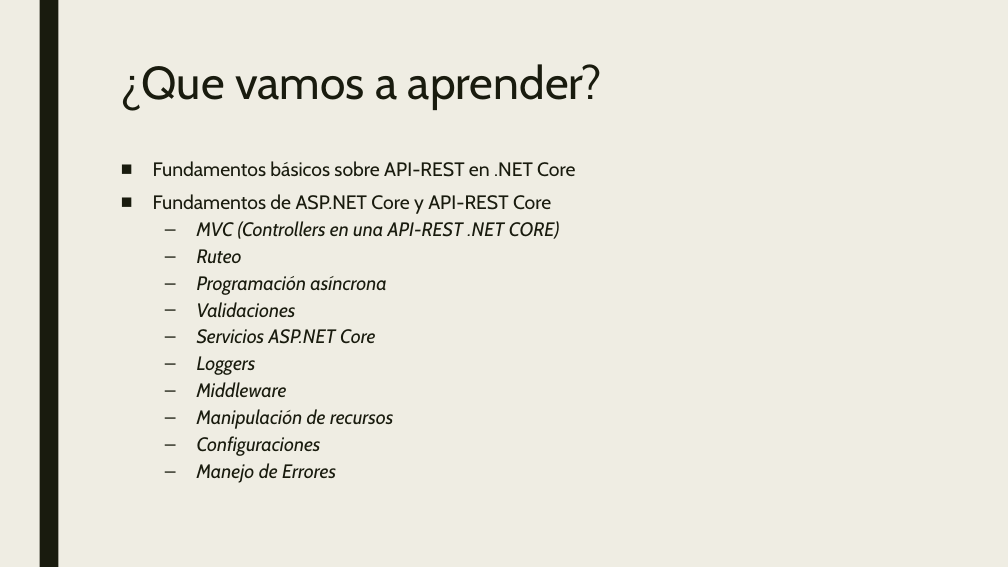
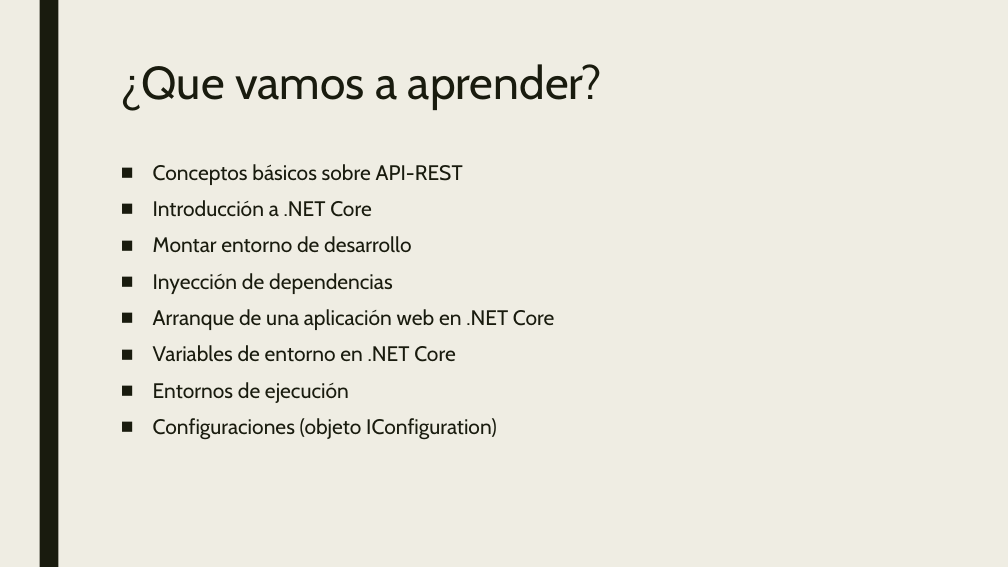
Before and after one commit to dadjh85/Demo1-Curso-.NetCore3.1, a slide deck: slide 2 of doc/Demo1- Curso .NET Core.pptx. Drawn at 1008x567 pixels with LibreOffice and Linux fonts; fonts in the diff are those of the drawing. Boxes give left, top, right and bottom in pixels: in the first picture for what was removed or moved away, otherwise in the second. Text is boxed around its words. In the diff, an @@ line names an element or a change of style, - is before the commit and + after.

```diff
--- a/doc/Demo1- Curso .NET Core.pptx
+++ b/doc/Demo1- Curso .NET Core.pptx
@@ text at (x1=153, y1=164, x2=555, y2=440): text changed; size 18.5 to 20 pt; italic off @@
-■ Fundamentos básicos sobre API-REST en .NET Core
-■ Fundamentos de ASP.NET Core y API-REST Core
-  – MVC (Controllers en una API-REST .NET CORE)
-  – Ruteo
-  – Programación asíncrona
-  – Validaciones
-  – Servicios ASP.NET Core
-  – Loggers
-  – Middleware
-  – Manipulación de recursos
-  – Configuraciones
-  – Manejo de Errores
+■ Conceptos básicos sobre API-REST
+■ Introducción a .NET Core
+■ Montar entorno de desarrollo
+■ Inyección de dependencias
+■ Arranque de una aplicación web en .NET Core
+■ Variables de entorno en .NET Core
+■ Entornos de ejecución
+■ Configuraciones (objeto IConfiguration)
```
Also in this commit, not shown: 1 other slide changed, 1 slide removed.
